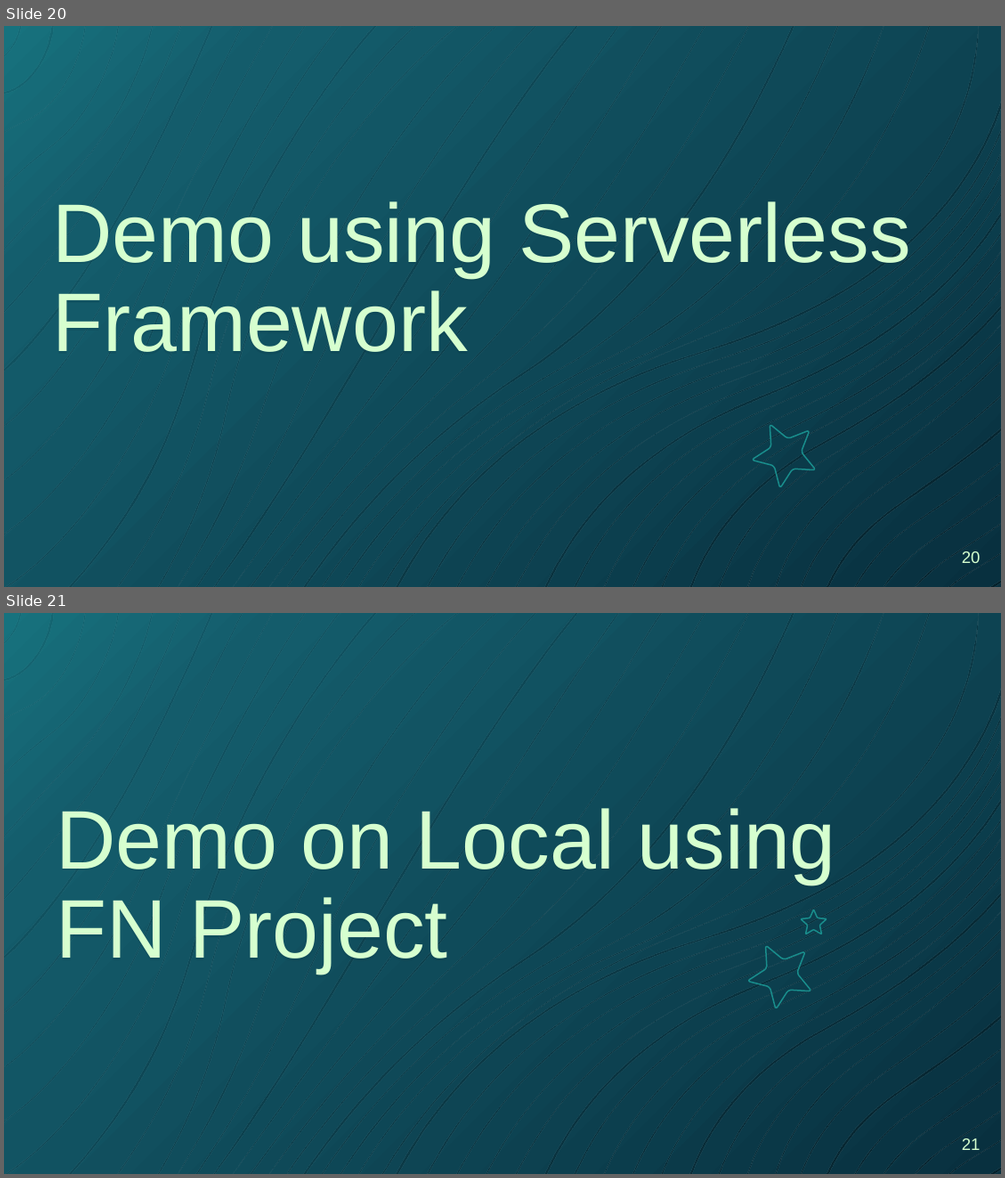
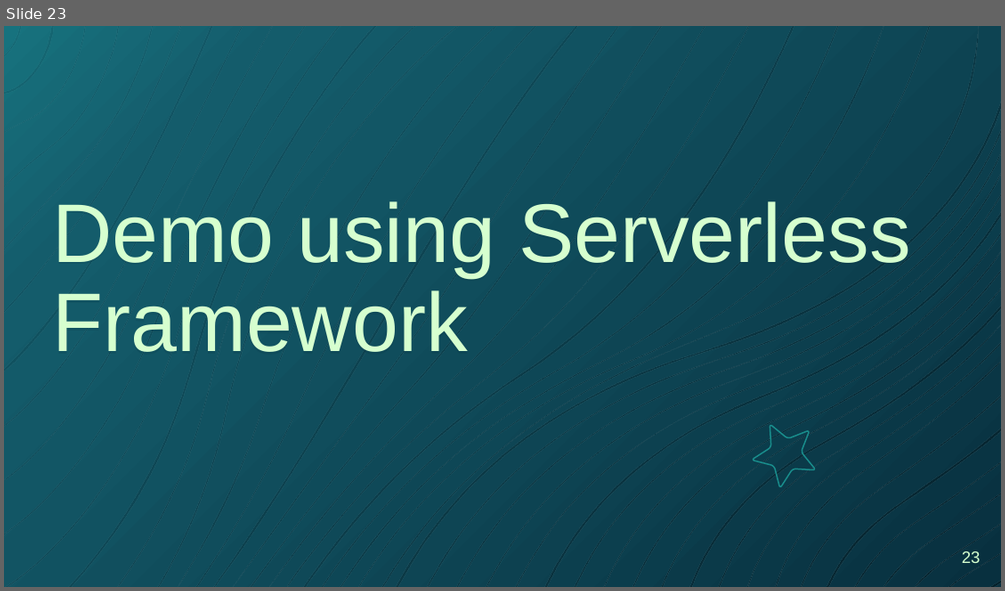
Before and after one commit to Saim-Safdar/DevOps-Day, a slide deck: Serverless Architecture/Serverless Architecture - Presentation.pptx. Shown one above the other, each under a label of ours: slides 20 and 21 before the commit, slide 23 after it. The pictures are 1005x1178 and 1005x591 pixels, drawn with LibreOffice and Linux fonts; fonts in the diff are those of the drawing. Boxes give left, top, right and bottom in pixels: in the first picture for what was removed or moved away, otherwise in the second. Text is boxed around its words. In the diff, an @@ line names an element or a change of style, - is before the commit and + after.

```diff
--- a/Serverless Architecture/Serverless Architecture - Presentation.pptx
+++ b/Serverless Architecture/Serverless Architecture - Presentation.pptx
@@ slide 21 removed at [4, 613, 1001, 1174], background gradient #17727E to #145C6B to #08303F; not listed: 1 template element that a slide beside it also shows @@
@@ title removed at [56, 808, 836, 975] @@
-Demo on Local using FN Project
@@ freeform shape removed at [741, 931, 826, 1016] @@
@@ freeform shape removed at [801, 910, 826, 934] @@
@@ page number removed at [962, 1138, 980, 1150] @@
-21
@@ what was slide 20 is now slide 23 @@
@@ page number at [962, 551, 980, 563]: text changed @@
-20
+23
```
Also in this commit, not shown: 15 slides changed, 3 slides added.
